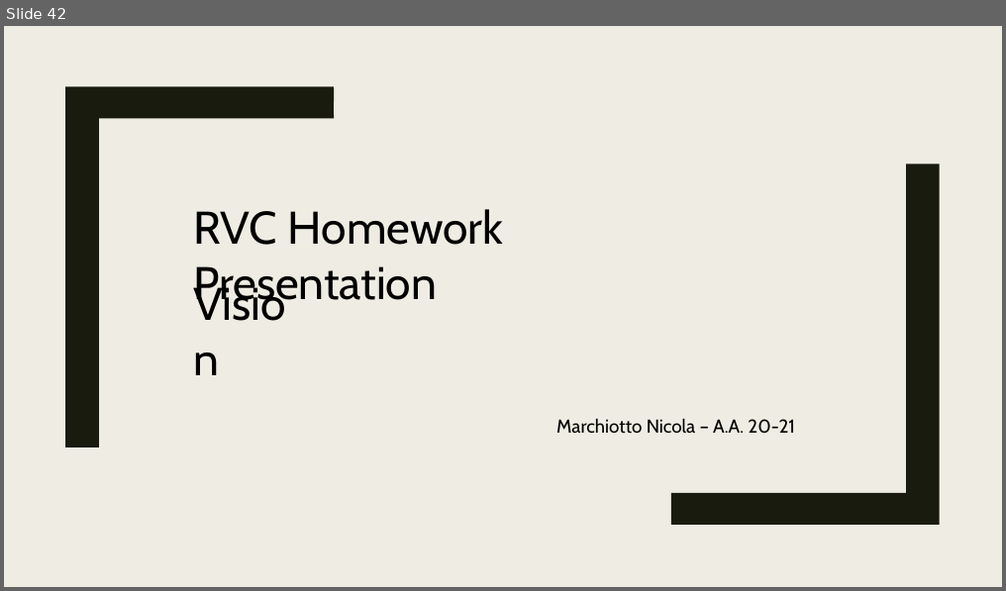
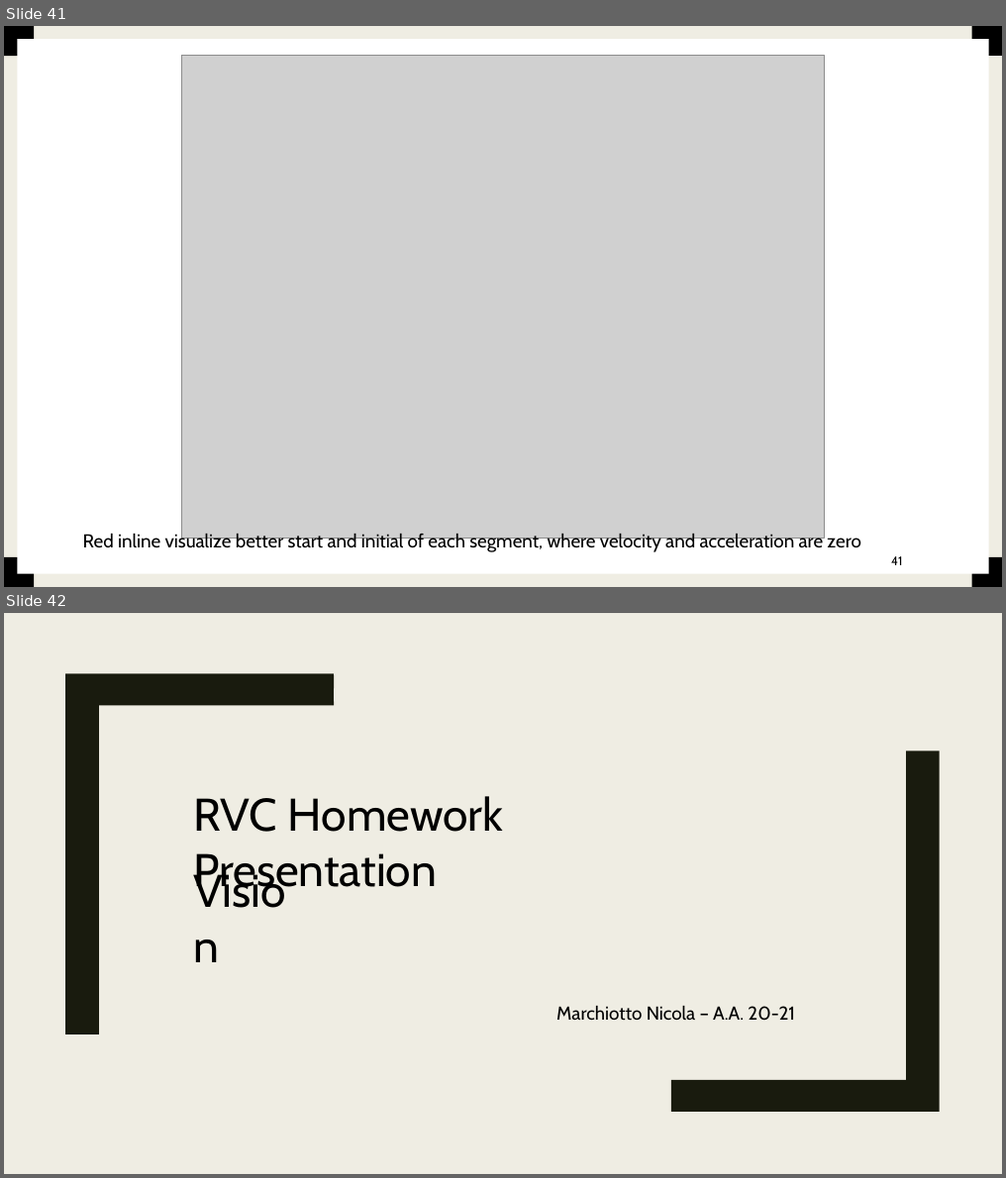
Before and after one commit to nicolamarchiotto/Robotics-Vision-and-Control, a slide deck: Homeworks/RVC_presentation.pptx. Shown one above the other, each under a label of ours: slide 42 before the commit, slides 41 and 42 after it. The pictures are 1006x591 and 1006x1178 pixels, drawn with LibreOffice and Linux fonts; fonts in the diff are those of the drawing; grey boxes stand for pictures. Boxes give left, top, right and bottom in pixels: in the first picture for what was removed or moved away, otherwise in the second. Text is boxed around its words. In the diff, an @@ line names an element or a change of style, - is before the commit and + after.

```diff
--- a/Homeworks/RVC_presentation.pptx
+++ b/Homeworks/RVC_presentation.pptx
@@ slide 41 added at (x1=4, y1=26, x2=1002, y2=587), background #EFEDE3 @@
@@ rectangle added at (x1=4, y1=26, x2=1002, y2=587), fill #EFEDE3 @@
@@ rectangle added at (x1=4, y1=26, x2=34, y2=56), fill #000000 @@
@@ rectangle added at (x1=18, y1=39, x2=989, y2=574), fill #FFFFFF @@
@@ rectangle added at (x1=43, y1=26, x2=61, y2=587), fill #191B0E @@
@@ picture added at (x1=181, y1=55, x2=825, y2=537) @@
@@ rectangle added at (x1=972, y1=26, x2=1002, y2=55), fill #000000 @@
@@ rectangle added at (x1=4, y1=558, x2=34, y2=587), fill #000000 @@
@@ text added at (x1=83, y1=532, x2=861, y2=553), 18 pt, text #000000 @@
+Red inline visualize better start and initial of each segment, where velocity and acceleration are zero
@@ page number added at (x1=891, y1=557, x2=902, y2=566), 12 pt, text #000000 @@
+41
@@ rectangle added at (x1=972, y1=558, x2=1002, y2=587), fill #000000 @@
```
Also in this commit, not shown: 12 slides changed, 1 other slide added, 2 slides removed, 47 other files.
